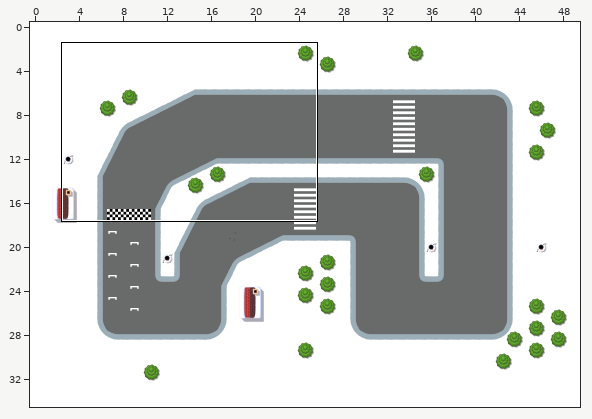
Level history. Tiled map: core/assets/maps/race.tmx. The picture above shows the old version from afar; the outline marks the close-up.
Close-up. As it was:
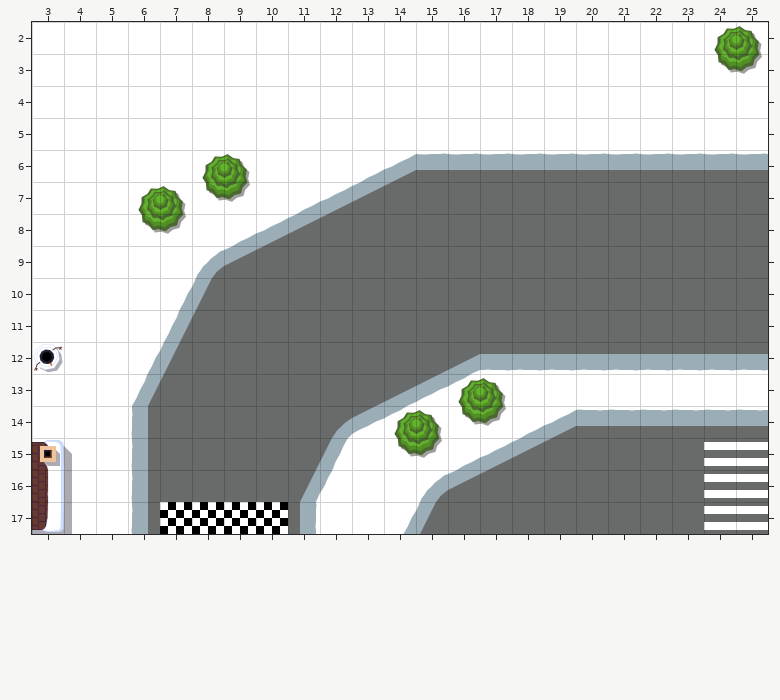
Cells are 64x64 px. Shown: x 3..25, y 2..17. The commit also changed other parts of the map, which this record leaves out.
The result:
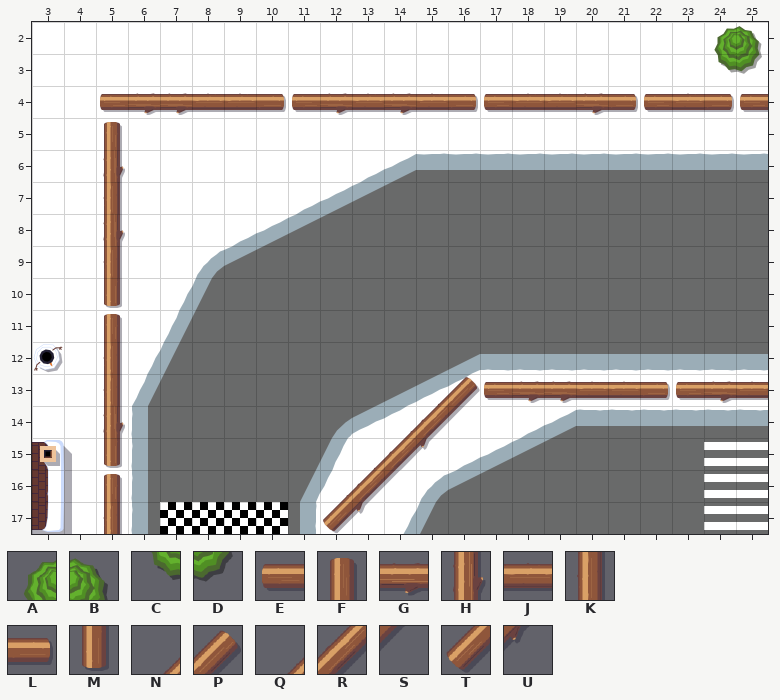
Key: from "snow": A 48, B 49, C 56, D 57, E 88, F 88 flipped on the diagonal, G 89, H 89 flipped on the diagonal, J 90, K 90 flipped on the diagonal, L 91, M 91 flipped on the diagonal, N 93, P 94, Q 100, R 101, S 102, T 108, U 109.
_ is an empty cell.
Tiles replaced or removed in this view: A, B, C, D.
The exact change:
Changed rows in their new state; . is an unchanged cell.
Layer "Obstacles":
first column x 5:
 4 EGGJJLEGJGJLEJJGLEJLE
 5 F....................
 6 H..__................
 7 K____................
 8 H__..................
 9 K....................
10 M....................
11 F....................
12 K....................
13 K.........NPEGGJJLEGJ
14 H........QRS_........
15 M.......NRU..........
16 F......QRS...........
17 K......TU............
Changed places in both close-ups, as pixel boxes (x1, y1, x2, y2):
changed: (100, 93, 768, 534)
